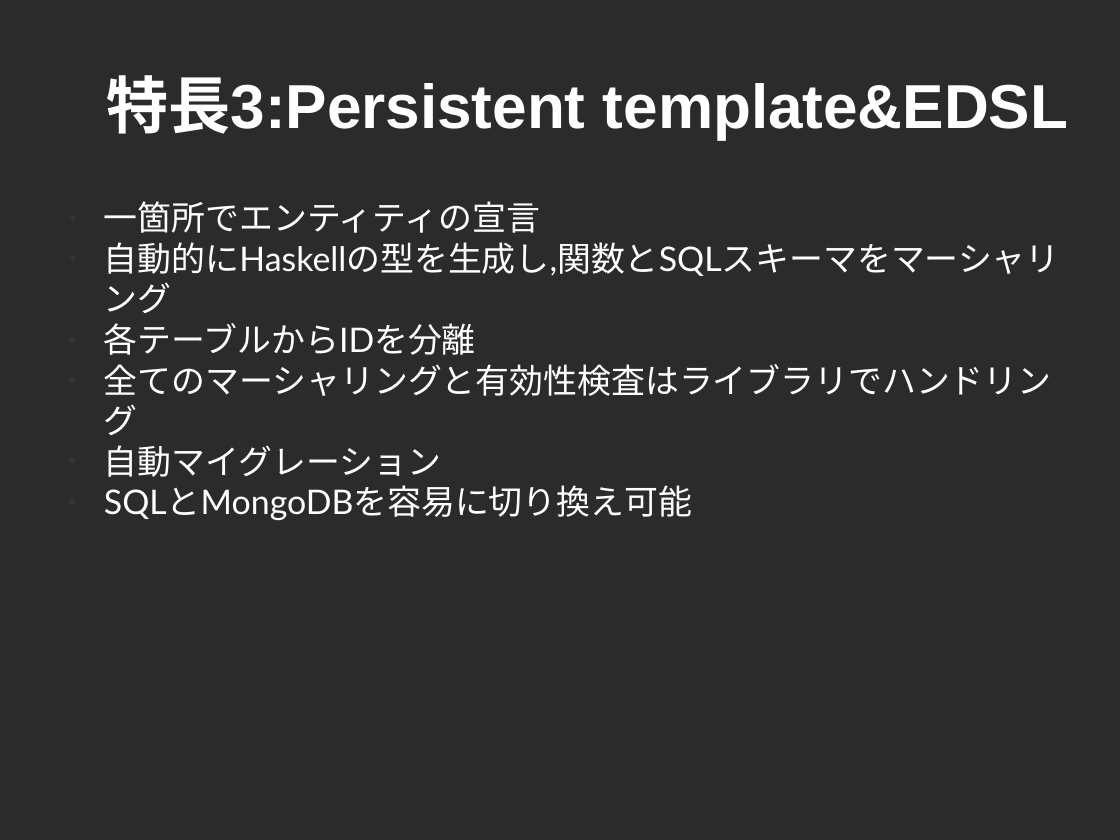
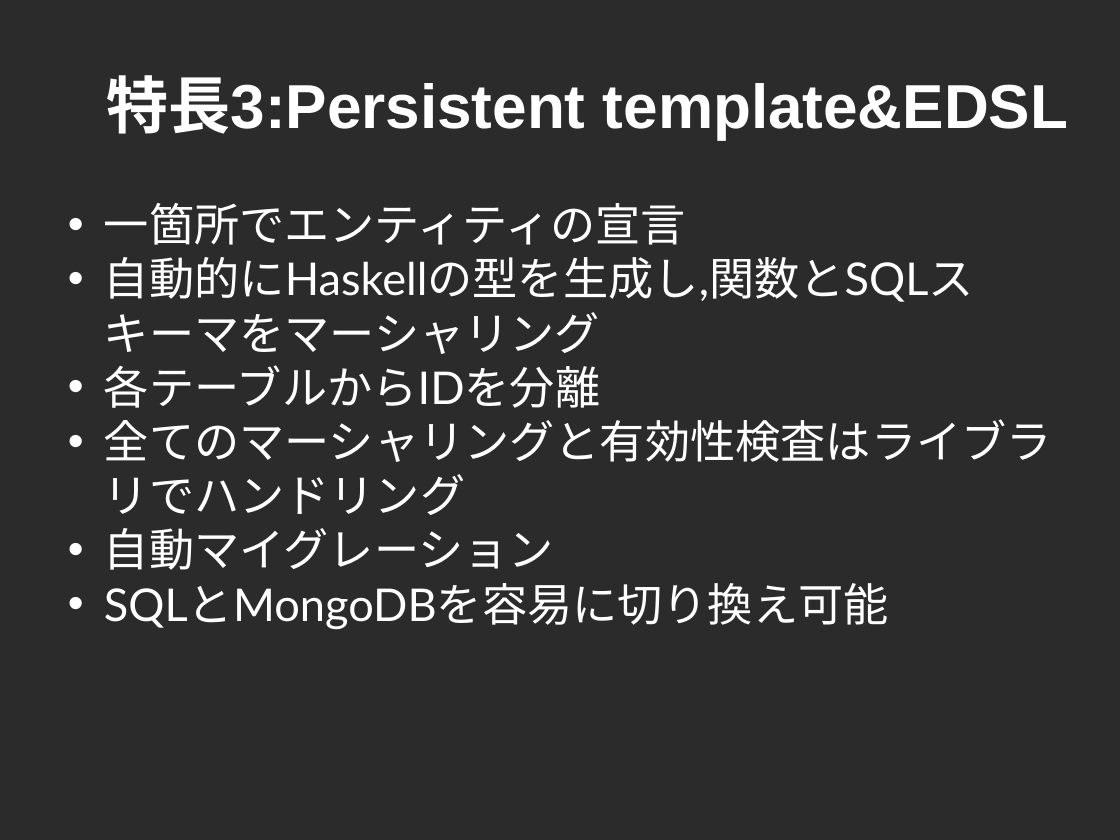
Before and after one commit to cutsea110/cross-slide, a slide deck: slide 18 of CROSS-Yesod.odp (slide 19 before the commit). Drawn at 1120x840 pixels with LibreOffice and Linux fonts; fonts in the diff are those of the drawing; background and template pictures are left out; a plain dark background stands for a picture behind light text. Boxes give left, top, right and bottom in pixels: in the first picture for what was removed or moved away, otherwise in the second. Text is boxed around its words. In the diff, an @@ line names an element or a change of style, - is before the commit and + after.

```diff
--- a/CROSS-Yesod.odp
+++ b/CROSS-Yesod.odp
@@ text "一箇所でエンティティの宣言" at <box>104,203,1052,630</box>: size 24 to 32 pt; bullet ● to • @@
```
Also in this commit, not shown: 23 other slides changed, 2 slides removed, 1 other file.
